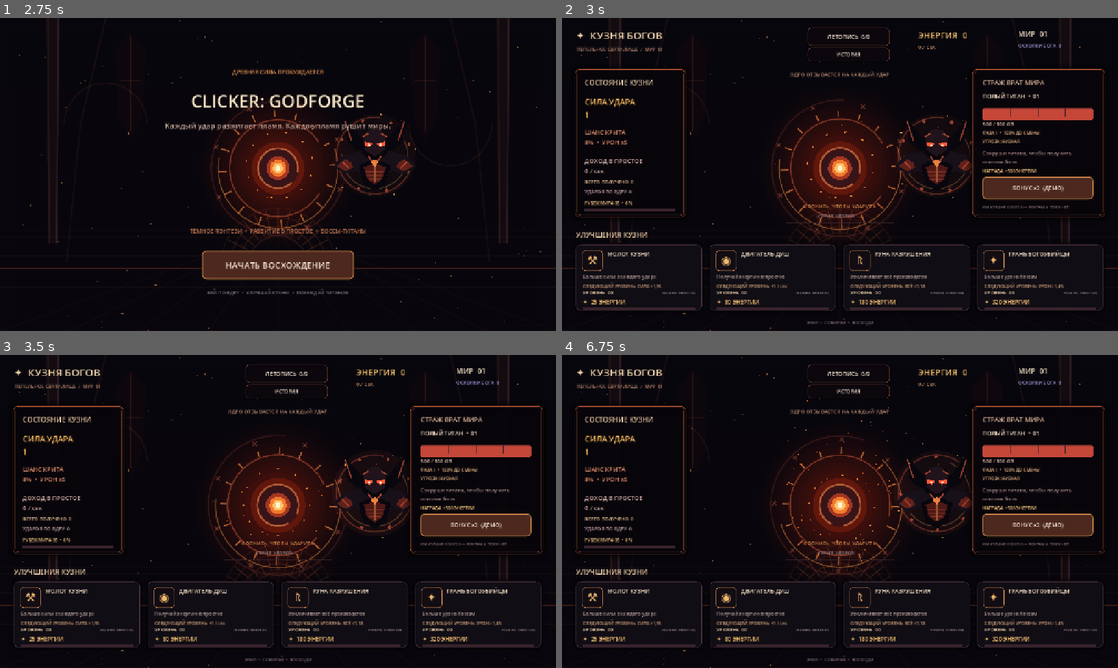
Above: before the commit, frames 1-4 (two rows, left to right).
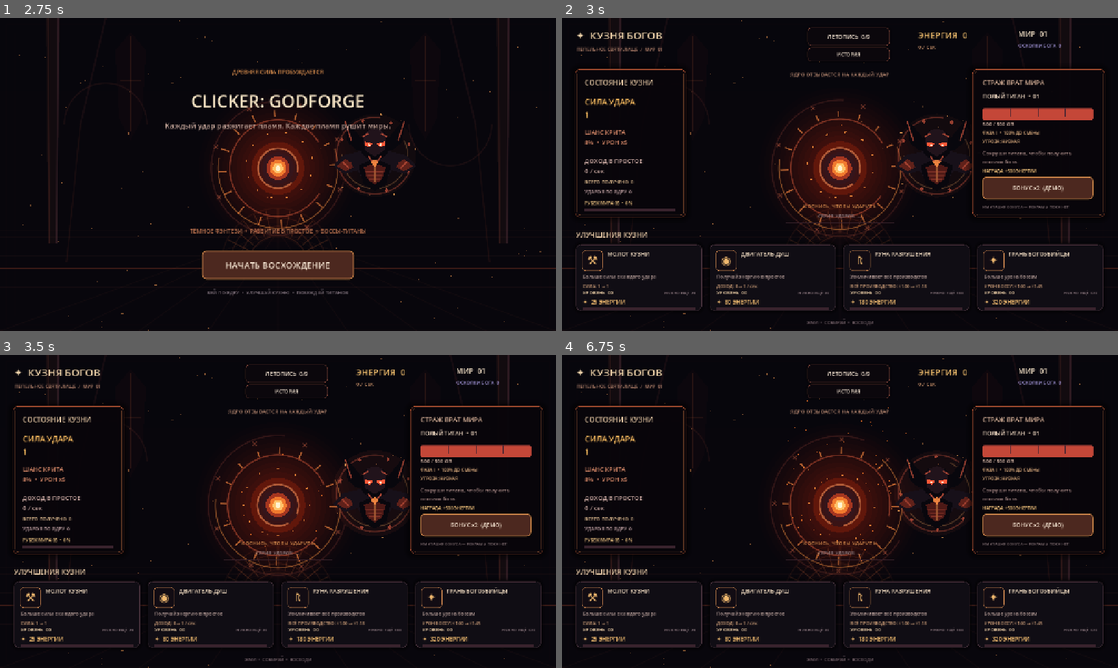
Above: after the commit, the same moments.

Repository: filesgloom-png/CLICKER-GODFORGE-
Game: Godot game, scene res://scenes/main.tscn
Two runs of this game, one before a commit and one after it. Both use one fixed random seed, a clock stepped at 60 frames per second and the inputs below.
Inputs (mouse positions are in pixels of both pictures, inside the frame that each line leads up to):
- Up to frame 1 (2.75 s): no input
- Up to frame 2 (3 s): click "НАЧАТЬ ВОСХОЖДЕНИЕ" at 2.75 s
- Up to frame 3 (3.5 s): no input
- Up to frame 4 (6.75 s): click "ЛЕТОПИСЬ 0/9" at 3.5 s; click "ИСТОРИЯ" at 4.25 s; click (840, 495) at 5 s; click "БОНУС x2 (ДЕМО)" at 5.75 s; click "✕" at 6.5 s

Frame 1 is identical in both runs. In frame 2, 0.5% of the frame differs, in the area x 4-96%, y 84-89%; in frame 3, 0.5%; in frame 4, 0.5%.

Commit message:
Make upgrade previews and energy shortfalls actionable

Diff:
--- a/scripts/game.gd
+++ b/scripts/game.gd
@@ -1100,10 +1100,10 @@
 			state_label.text = "МОЖНО УЛУЧШИТЬ"
 			state_label.add_theme_color_override("font_color", Color("#e5b56f"))
 		elif level > 0:
-			state_label.text = "УЛУЧШЕНО • НУЖНА ЭНЕРГИЯ"
-			state_label.add_theme_color_override("font_color", Color("#a88a83"))
+			state_label.text = "НЕ ХВАТАЕТ  %s" % _format_number(maxf(cost - energy, 0.0))
+			state_label.add_theme_color_override("font_color", Color("#c08b83"))
 		else:
-			state_label.text = "НУЖНА ЭНЕРГИЯ"
+			state_label.text = "НУЖНО ЕЩЁ  %s" % _format_number(maxf(cost - energy, 0.0))
 			state_label.add_theme_color_override("font_color", Color("#907b82"))
 		accent.color = Color("#e6a45d") if can_afford else Color("#513541")
 		var normal := StyleBoxFlat.new()
@@ -1147,13 +1147,15 @@
 func _upgrade_next_effect(index: int) -> String:
 	match index:
 		0:
-			return "СЛЕДУЮЩИЙ УРОВЕНЬ: СИЛА ×1,55"
+			return "СИЛА: %s → %s" % [_format_number(click_power * multiplier), _format_number(click_power * 1.55 * multiplier)]
 		1:
-			return "СЛЕДУЮЩИЙ УРОВЕНЬ: +%s / сек" % _format_number(pow(1.32, upgrade_levels[index]))
+			var current_idle := idle_rate * multiplier
+			var next_idle := (idle_rate + pow(1.32, upgrade_levels[index])) * multiplier
+			return "ДОХОД: %s → %s / сек" % [_format_number(current_idle), _format_number(next_idle)]
 		2:
-			return "СЛЕДУЮЩИЙ УРОВЕНЬ: ВСЁ ×1,18"
+			return "ВСЁ ПРОИЗВОДСТВО: ×%.2f → ×%.2f" % [multiplier, multiplier * 1.18]
 		3:
-			return "СЛЕДУЮЩИЙ УРОВЕНЬ: УРОН ×1,45"
+			return "УРОН БОССУ: ×%.2f → ×%.2f" % [boss_damage, boss_damage * 1.45]
 	return ""
 
 func _format_number(value: float) -> String:
